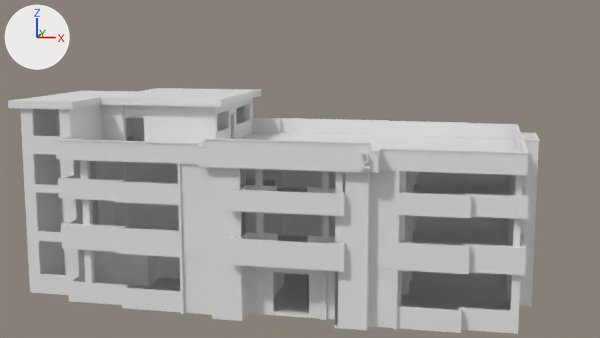
Renders of the Blender file ModelosExportados/Prueba/PruebaQueEncajen_SinUnir.blend from each side of a commit.
Rendered twice from the file's camera 'Camera'. Every picture has the same lights, and +X, +Y and +Z are marked at upper left.

In view in the first picture: '2', 'Muros_planta_baja', 'Muros_primer_piso', 'Muros_segundo_piso', 'Plane.002', 'Suelo.002', 'Suelo_planta_baja', 'Suelo_primer_piso', 'Suelo_segundo_piso', 'Techo'.
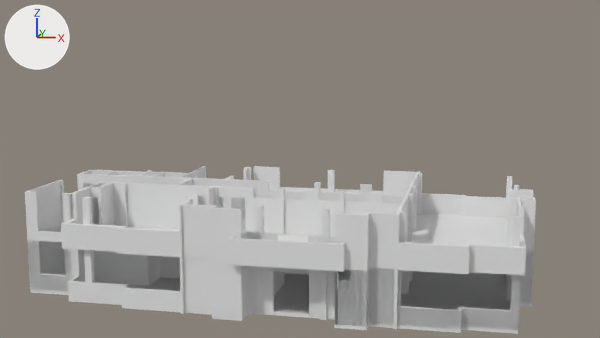
The newer file is also turned or shifted as a whole; pictures and numbers use the older file's frame.

Where the change shows, as pixel boxes [x1, y1, x2, y2] in the pictures (600 x 338 px):
'Muros_primer_piso', reshaped: before [25, 182, 536, 273]; after [25, 166, 536, 273]
'Plane.002', deleted: before [20, 98, 540, 173]
'Muros_planta_baja', reshaped: before [27, 227, 534, 331]; after [27, 227, 534, 330]
'Muros_segundo_piso', deleted: before [23, 154, 538, 217]
'Suelo_primer_piso', reshaped: before [27, 212, 534, 275]; after [27, 204, 534, 275]
'Suelo.002', deleted: before [23, 132, 538, 175]
'Techo', deleted: before [8, 88, 261, 109]
'Suelo_segundo_piso', deleted: before [25, 172, 536, 219]
'2', deleted: before [360, 152, 370, 169]
part 1 of me_plane_006, built on: before [27, 240, 462, 330]; after [27, 227, 534, 330]
part 2 of me_plane_007, added: after [30, 271, 531, 334]
part 3 of me_plane_008, added: after [58, 180, 64, 223]
part 4 of me_plane_008, added: after [256, 205, 264, 240]
part 5 of me_plane_008, added: after [320, 192, 360, 202]
part 6 of me_plane_008, added: after [269, 190, 305, 200]
part 7 of me_plane_008, added: after [256, 180, 269, 198]
part 8 of me_plane_008, added: after [243, 168, 248, 180]
part 9 of me_plane_008, added: after [195, 166, 206, 178]
part 10 of me_plane_008, added: after [82, 197, 92, 224]
part 11 of me_plane_008, added: after [90, 187, 94, 224]
part 12 of me_plane_008, added: after [244, 167, 251, 180]
part 13 of me_plane_008, added: after [328, 170, 335, 193]
part 14 of me_plane_008, added: after [25, 171, 521, 246]
part 15 of me_plane_009, added: after [27, 204, 534, 275]

Edits to the bpy script that builds the scene:
```text
Change me_plane_006:
    used by ob_muros_planta_baja; location = (5.1, -7.18, 0.0); scale = (0.0986, 0.0986, 1.47)
    remove me_plane_006.from_pydata(...)  # 1914 vertices, 1721 faces; spans x -231.0..124.0, y -2.0..175.0, z 0.0..2.0
    add me_plane_006.from_pydata(...)  # 7656 vertices, 6976 faces; spans x -230.0..124.0, y -2.0..175.0, z 0.0..2.0
    me_plane_006 part 1: 2 vertices moved within x -187.0, y 123.0..126.0, z 2.0; 125 vertices removed from x -231.0..77.0, y 6.0..165.0, z 0.0..2.0; 5519 vertices added at x -230.0..124.0, y -2.0..175.0, z 0.0..2.0
Change me_plane_007:
    used by ob_suelo_planta_baja; location = (15.81, 0.94, 0.0); scale = (1.32, 1.32, 1.32)
    remove me_plane_007.from_pydata(...)  # 556 vertices, 554 faces; spans x -25.4..1.2, y -6.3..7.0, z -0.2..0.0
    add me_plane_007.from_pydata(...)  # 1112 vertices, 1108 faces; spans x -25.4..1.2, y -6.3..7.0, z -0.2..0.0
    me_plane_007 part 2: 556 vertices added at x -25.4..1.2, y -6.3..7.0, z -0.2..0.0
Change me_plane_008:
    used by ob_muros_primer_piso; location = (-2.78, -7.24, 3.75); scale = (0.1, 0.1, 1.3)
    remove me_plane_008.from_pydata(...)  # 1496 vertices, 1301 faces; spans x -149.0..201.0, y -6.0..176.0, z 0.0..3.0
    add me_plane_008.from_pydata(...)  # 2992 vertices, 2638 faces; spans x -149.0..201.0, y -6.0..176.0, z 0.0..3.0
    me_plane_008 part 3: a new loose piece, a box spanning x -144.6..-141.5, y 71.6..74.6, z 0.0..2.6
    me_plane_008 part 4: a new loose piece, a box spanning x 25.4..29.6, y 12.0..16.1, z 0.0..2.6
    me_plane_008 part 5: a new loose piece, a box spanning x 49.6..79.5, y 102.6..104.7, z 0.0..2.0
    me_plane_008 part 6: a new loose piece, a box spanning x 10.4..45.5, y 102.6..104.7, z 0.0..2.0
    me_plane_008 part 7: a new loose piece, a box spanning x 1.0..10.4, y 102.6..104.7, z 0.0..2.6
    me_plane_008 part 8: a new loose piece, a box spanning x -24.1..-22.0, y 155.2..160.2, z 0.0..2.6
    me_plane_008 part 9: a new loose piece, a box spanning x -60.1..-59.1, y 135.7..163.7, z 0.0..2.6
    me_plane_008 part 10: a new loose piece, a box spanning x -95.2..-90.1, y 12.6..16.1, z 0.0..2.6
    me_plane_008 part 11: a new loose piece, a box spanning x -108.6..-107.1, y 51.6..53.2, z 0.0..2.6
    me_plane_008 part 12: a new loose piece, a box spanning x -25.1..-20.0, y 160.1..164.3, z 0.0..2.6
    me_plane_008 part 13: a new loose piece, a box spanning x 45.0..50.1, y 160.1..164.3, z 0.0..2.6
    me_plane_008 part 14: 1256 vertices added at x -149.0..201.0, y -6.0..176.0, z 0.0..3.0
Change me_plane_009:
    remove me_plane_009.from_pydata(...)  # 680 vertices, 680 faces; spans x -34.0..1.0, y -8.1..10.0, z -0.2..0.0
    add me_plane_009.from_pydata(...)  # 1360 vertices, 1360 faces; spans x -34.0..1.0, y -8.1..10.0, z -0.2..0.0
    me_plane_009 part 15: 680 vertices added at x -34.0..1.0, y -8.1..10.0, z -0.2..0.0
Remove ob_muros_segundo_piso:
    ob_muros_segundo_piso = bpy.data.objects.new('Muros_segundo_piso', me_plane_010)
Remove ob_suelo_segundo_piso:
    ob_suelo_segundo_piso = bpy.data.objects.new('Suelo_segundo_piso', me_plane_018)
Remove ob_2:
    ob_2 = bpy.data.objects.new('2', me_text_001)
Remove ob_techo:
    ob_techo = bpy.data.objects.new('Techo', me_plane_011)
Remove ob_plane_002:
    ob_plane_002 = bpy.data.objects.new('Plane.002', me_plane)
Remove ob_suelo_002:
    ob_suelo_002 = bpy.data.objects.new('Suelo.002', me_plane_001)
```
